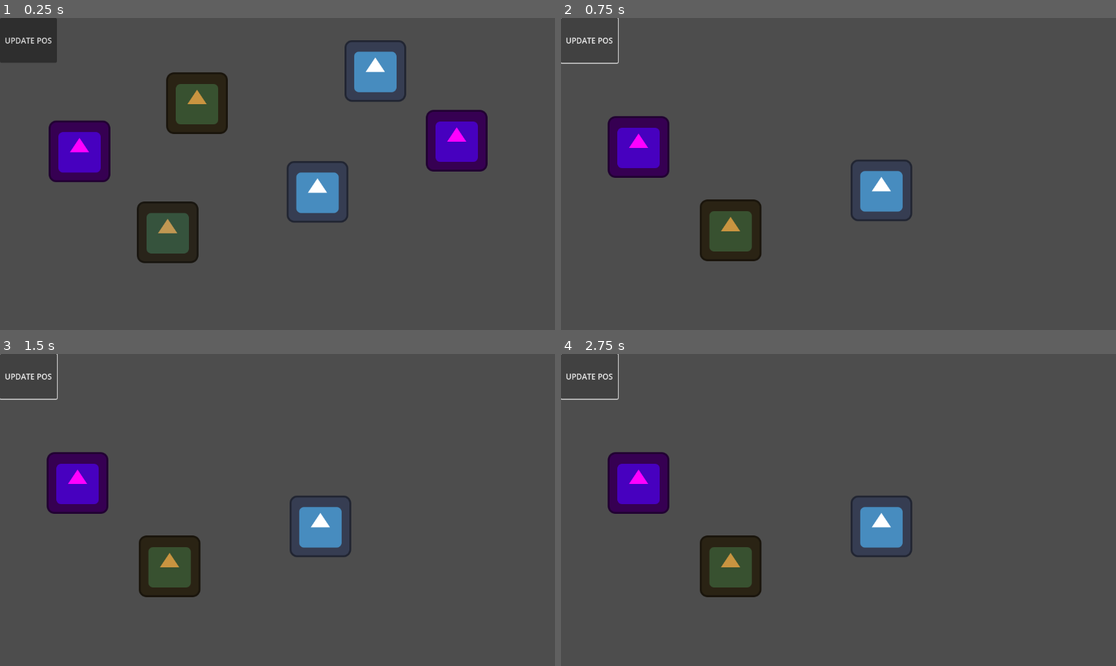
Above: before the commit, frames 1-4 (two rows, left to right).
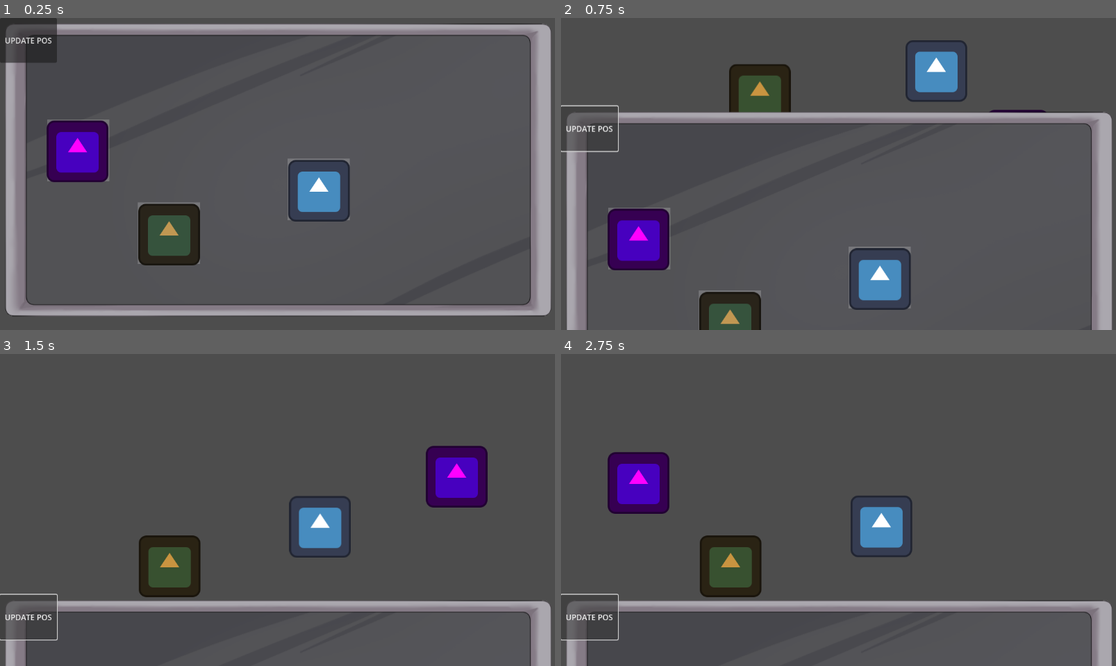
Above: after the commit, the same moments.

Repository: Rattle-Knight/Lab-Fracture
Game: Godot game, scene res://dragger_objects/dragtest.tscn
Same seed, same stepped clock (60 frames per second), same inputs: the game is played once before the commit and once after it. The project has no main scene, so this scene is started directly. The engine's default icon, where the game draws it, is replaced by a stand-in: a white triangle on a blue panel in a dark square.
Inputs:
- Up to frame 1 (0.25 s): no input
- Up to frame 2 (0.75 s): click "UPDATE POS" at 0.5 s
- Up to frame 3 (1.5 s): click "UPDATE POS" at 1.25 s
- Up to frame 4 (2.75 s): click "UPDATE POS" at 2 s

The runs differ from the first frame. In frame 1, 21% of the frame differs, in the area x 1-100%, y 1-96%; in frame 2, 22%, in the area x 0-100%, y 0-100%; in frame 3, 9.3%; in frame 4, 4.8%.

Commit message:
added tablet and woosh

Diff:
--- /dev/null
+++ b/dragger_objects/Click.gdshader
@@ -0,0 +1,65 @@
+shader_type canvas_item;
+
+uniform vec4 color : source_color = vec4(1.0);
+uniform float width : hint_range(0, 10) = 1.0;
+uniform int pattern : hint_range(0, 2) = 0; // diamond, circle, square
+uniform bool inside = false;
+uniform bool add_margins = true; // only useful when inside is false
+uniform vec2 number_of_images = vec2(1.0); // number of horizontal and vertical images in the sprite sheet
+
+void vertex() {
+	if (add_margins) {
+		VERTEX += sign(VERTEX) * width; // replace sign(VERTEX) by (sign(VERTEX) * 2.0 - 1.0) if not Centered
+	}
+}
+
+bool hasContraryNeighbour(vec2 uv, vec2 texture_pixel_size, vec2 image_top_left, vec2 image_bottom_right, sampler2D texture) {
+	for (float i = -ceil(width); i <= ceil(width); i++) {
+		float x = abs(i) > width ? width * sign(i) : i;
+		float offset;
+
+		if (pattern == 0) {
+			offset = width - abs(x);
+		} else if (pattern == 1) {
+			offset = floor(sqrt(pow(width + 0.5, 2) - x * x));
+		} else if (pattern == 2) {
+			offset = width;
+		}
+
+		for (float j = -ceil(offset); j <= ceil(offset); j++) {
+			float y = abs(j) > offset ? offset * sign(j) : j;
+			vec2 xy = uv + texture_pixel_size * vec2(x, y);
+
+			if ((xy != clamp(xy, image_top_left, image_bottom_right) || texture(texture, xy).a <= 0.0) == inside) {
+				return true;
+			}
+		}
+	}
+
+	return false;
+}
+
+void fragment() {
+	vec2 uv = UV;
+	vec2 image_top_left = floor(uv * number_of_images) / number_of_images;
+	vec2 image_bottom_right = image_top_left + vec2(1.0) / number_of_images;
+
+	if (add_margins) {
+		vec2 texture_pixel_size = vec2(1.0) / (vec2(1.0) / TEXTURE_PIXEL_SIZE + vec2(width * 2.0) * number_of_images);
+
+		uv = (uv - texture_pixel_size * width - image_top_left) * TEXTURE_PIXEL_SIZE / texture_pixel_size + image_top_left;
+
+		if (uv != clamp(uv, image_top_left, image_bottom_right)) {
+			COLOR.a = 0.0;
+		} else {
+			COLOR = texture(TEXTURE, uv);
+		}
+	} else {
+		COLOR = texture(TEXTURE, uv);
+	}
+
+	if ((COLOR.a > 0.0) == inside && hasContraryNeighbour(uv, TEXTURE_PIXEL_SIZE, image_top_left, image_bottom_right, TEXTURE)) {
+		COLOR.rgb = inside ? mix(COLOR.rgb, color.rgb, color.a) : color.rgb;
+		COLOR.a += (1.0 - COLOR.a) * color.a;
+	}
+}
--- a/dragger_objects/ObjectPositionInisitilaiser.gd
+++ b/dragger_objects/ObjectPositionInisitilaiser.gd
@@ -1,26 +1,35 @@
 extends Node
 
-
+var labs : Array
+var pieces : Array
 var tabletpieces = []
 
 var update_pos = false
+@onready var parent = get_parent()
 
 func _process(delta):
 	if update_pos:
 		print("filling")
 		tabletpieces.clear()
-		var labs = get_tree().get_nodes_in_group("labs")
-		var pieces = get_tree().get_nodes_in_group("pieces")
+		labs = get_tree().get_nodes_in_group("labs")
+		pieces = get_tree().get_nodes_in_group("pieces")
 		for child in pieces:
 			tabletpieces.append(child)
-			#eh
-			child.visible = false
-
-		for indx in range(len(labs)):
-			labs[indx].position = tabletpieces[indx].position
 
 		print("updating")
+		var tween = create_tween()
+		tween.tween_property(parent,"position",Vector2(0,500),0.5)
 		update_pos = false
+		warp()
+
+
+
+func warp():
+	if labs:
+		for indx in range(len(labs)):
+			var tween = create_tween()
+			tween.tween_property(labs[indx], "position", tabletpieces[indx].position, 0.5).set_ease(Tween.EASE_IN_OUT).set_trans(Tween.TRANS_ELASTIC)
+			await tween.finished
 
 func _on_button_pressed():
 	update_pos = true
--- a/dragger_objects/dragableobject.gd
+++ b/dragger_objects/dragableobject.gd
@@ -2,6 +2,8 @@
 
 var dragable = false
 var is_dragging = false
+
+@onready var area = $area
 
 
 var delay  = 10
@@ -33,7 +35,9 @@
 
 func _on_area_2d_mouse_entered():
 	dragable = true
+	area.material.set_shader_parameter("color",Color(0,1,1,1))
 
 
 func _on_area_2d_mouse_exited():
 	dragable = false
+	area.material.set_shader_parameter("color",Color(0,0,0,0))
--- /dev/null
+++ b/dragger_objects/dragger.tres
@@ -0,0 +1,13 @@
+[gd_resource type="ShaderMaterial" load_steps=2 format=3 uid="uid://bdffe4k2tbbi3"]
+
+[ext_resource type="Shader" path="res://dragger_objects/Click.gdshader" id="1_xoxrb"]
+
+[resource]
+resource_local_to_scene = true
+shader = ExtResource("1_xoxrb")
+shader_parameter/color = Color(1, 1, 1, 0)
+shader_parameter/width = 1.562
+shader_parameter/pattern = 0
+shader_parameter/inside = false
+shader_parameter/add_margins = true
+shader_parameter/number_of_images = Vector2(1, 1)
--- a/dragger_objects/draggerobject.tscn
+++ b/dragger_objects/draggerobject.tscn
@@ -1,6 +1,8 @@
-[gd_scene load_steps=4 format=3 uid="uid://bejgajpcjfb21"]
+[gd_scene load_steps=6 format=3 uid="uid://bejgajpcjfb21"]
 
 [ext_resource type="Script" path="res://dragger_objects/dragableobject.gd" id="1_kum6o"]
+[ext_resource type="Material" uid="uid://bdffe4k2tbbi3" path="res://dragger_objects/dragger.tres" id="2_nt278"]
+[ext_resource type="Texture2D" uid="uid://cy7vhj5yg8wxr" path="res://dragger_objects/f0cb213e8d2a03b11b2b205105fd79fd_190c90361565d9779cfed41615cabf53.webp" id="3_a2mlu"]
 
 [sub_resource type="RectangleShape2D" id="RectangleShape2D_cmqbt"]
 size = Vector2(129, 128)
@@ -22,5 +24,13 @@
 shape = SubResource("RectangleShape2D_o8q3c")
 debug_color = Color(0.501961, 0.560784, 0.423529, 0.419608)
 
+[node name="area" type="Sprite2D" parent="."]
+modulate = Color(1, 1, 1, 0.0235294)
+z_index = -1
+material = ExtResource("2_nt278")
+position = Vector2(-0.500002, -1.32511e-06)
+scale = Vector2(0.477778, 0.336842)
+texture = ExtResource("3_a2mlu")
+
 [connection signal="mouse_entered" from="Area2D" to="." method="_on_area_2d_mouse_entered"]
 [connection signal="mouse_exited" from="Area2D" to="." method="_on_area_2d_mouse_exited"]
--- a/dragger_objects/dragtest.tscn
+++ b/dragger_objects/dragtest.tscn
@@ -8,6 +8,35 @@
 [node name="dragtest" type="Node2D"]
 
 [node name="tablet" parent="." instance=ExtResource("1_x8opp")]
+
+[node name="dragableobject" parent="tablet" groups=["pieces"] instance=ExtResource("1_27ut7")]
+z_index = 1
+position = Vector2(351, 447)
+
+[node name="Icon" type="Sprite2D" parent="tablet/dragableobject"]
+modulate = Color(0.756863, 0.592157, 0.321569, 1)
+z_index = -1
+position = Vector2(0, 3)
+texture = ExtResource("3_0os1h")
+
+[node name="dragableobject2" parent="tablet" groups=["pieces"] instance=ExtResource("1_27ut7")]
+z_index = 1
+position = Vector2(662, 356)
+
+[node name="Icon" type="Sprite2D" parent="tablet/dragableobject2"]
+z_index = -1
+position = Vector2(0, 3)
+texture = ExtResource("3_0os1h")
+
+[node name="dragableobject3" parent="tablet" groups=["pieces"] instance=ExtResource("1_27ut7")]
+z_index = 1
+position = Vector2(163, 275)
+
+[node name="Icon" type="Sprite2D" parent="tablet/dragableobject3"]
+modulate = Color(1, 0, 1, 1)
+z_index = -1
+position = Vector2(-2, 2)
+texture = ExtResource("3_0os1h")
 
 [node name="labpiece" parent="." groups=["labs"] instance=ExtResource("2_8a3ck")]
 position = Vector2(408, 183)
@@ -34,29 +63,3 @@
 z_index = -1
 position = Vector2(-2, -7)
 texture = ExtResource("3_0os1h")
-
-[node name="dragableobject" parent="." groups=["pieces"] instance=ExtResource("1_27ut7")]
-position = Vector2(351, 447)
-
-[node name="Icon" type="Sprite2D" parent="dragableobject"]
-modulate = Color(0.756863, 0.592157, 0.321569, 1)
-z_index = -1
-position = Vector2(-3, -2)
-texture = ExtResource("3_0os1h")
-
-[node name="dragableobject2" parent="." groups=["pieces"] instance=ExtResource("1_27ut7")]
-position = Vector2(662, 356)
-
-[node name="Icon" type="Sprite2D" parent="dragableobject2"]
-z_index = -1
-position = Vector2(-3, 5)
-texture = ExtResource("3_0os1h")
-
-[node name="dragableobject3" parent="." groups=["pieces"] instance=ExtResource("1_27ut7")]
-position = Vector2(163, 275)
-
-[node name="Icon" type="Sprite2D" parent="dragableobject3"]
-modulate = Color(1, 0, 1, 1)
-z_index = -1
-position = Vector2(2, 2)
-texture = ExtResource("3_0os1h")
--- a/tablet.tscn
+++ b/tablet.tscn
@@ -1,15 +1,21 @@
-[gd_scene load_steps=2 format=3 uid="uid://xajyua0o5f2t"]
+[gd_scene load_steps=3 format=3 uid="uid://xajyua0o5f2t"]
 
 [ext_resource type="Script" path="res://dragger_objects/ObjectPositionInisitilaiser.gd" id="1_0sn15"]
+[ext_resource type="Texture2D" uid="uid://duwrocdga0um7" path="res://tab.webp" id="2_qw4jv"]
 
 [node name="tablet" type="Node2D"]
 
 [node name="ObjectPositionInisitilaiser" type="Node" parent="."]
 script = ExtResource("1_0sn15")
 
-[node name="Button" type="Button" parent="."]
+[node name="update" type="Button" parent="."]
+z_index = 1
 offset_right = 118.0
 offset_bottom = 93.0
 text = "UPDATE POS"
 
-[connection signal="pressed" from="Button" to="ObjectPositionInisitilaiser" method="_on_button_pressed"]
+[node name="Tab" type="Sprite2D" parent="."]
+position = Vector2(586, 321)
+texture = ExtResource("2_qw4jv")
+
+[connection signal="pressed" from="update" to="ObjectPositionInisitilaiser" method="_on_button_pressed"]
Binary file added: dragger_objects/f0cb213e8d2a03b11b2b205105fd79fd_190c90361565d9779cfed41615cabf53.webp
Not shown, added: dragger_objects/f0cb213e8d2a03b11b2b205105fd79fd_190c90361565d9779cfed41615cabf53.webp.import
Not shown, added: f0cb213e8d2a03b11b2b205105fd79fd_190c90361565d9779cfed41615cabf53.webp.import
Binary file added: tab.webp
Not shown, added: tab.webp.import
